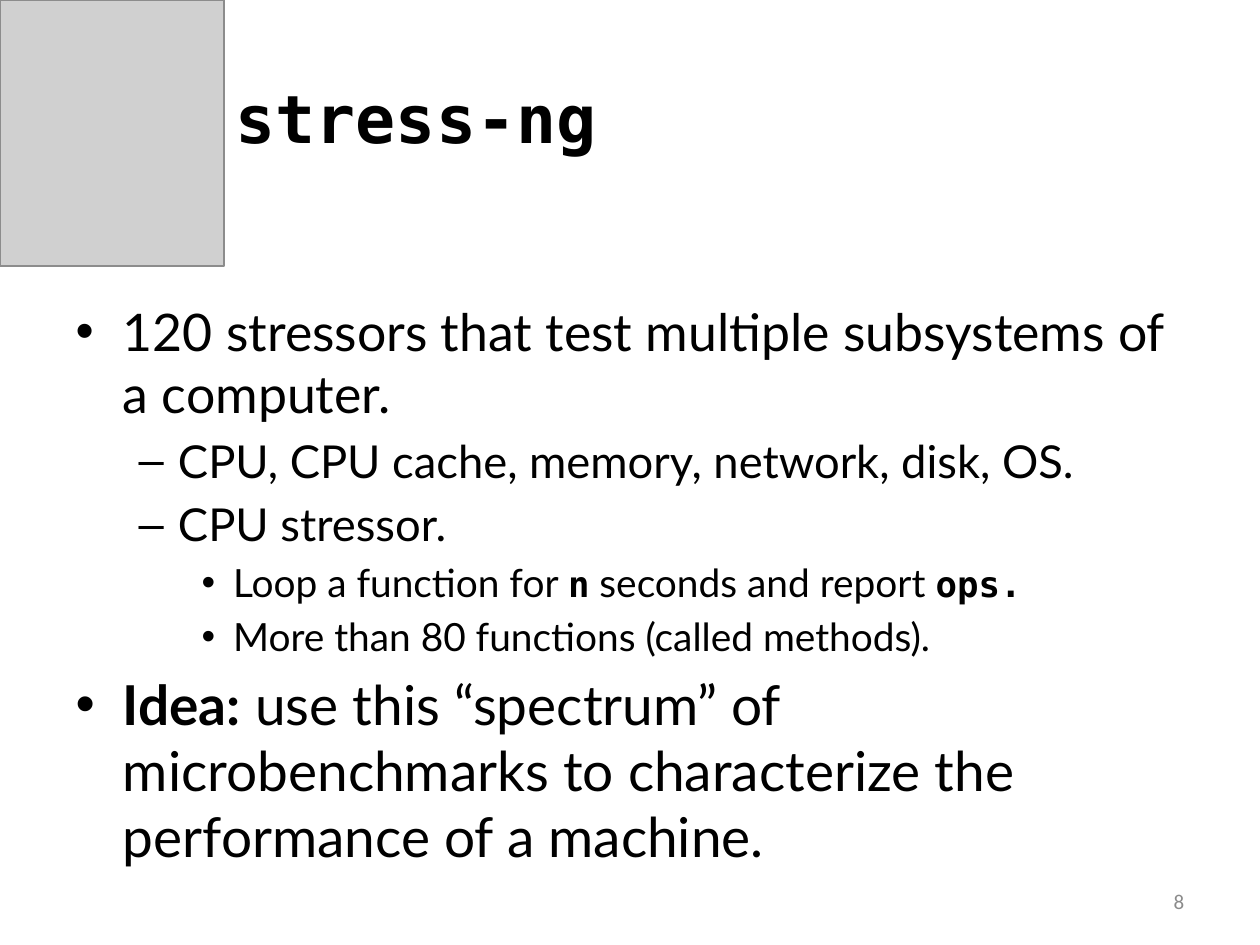
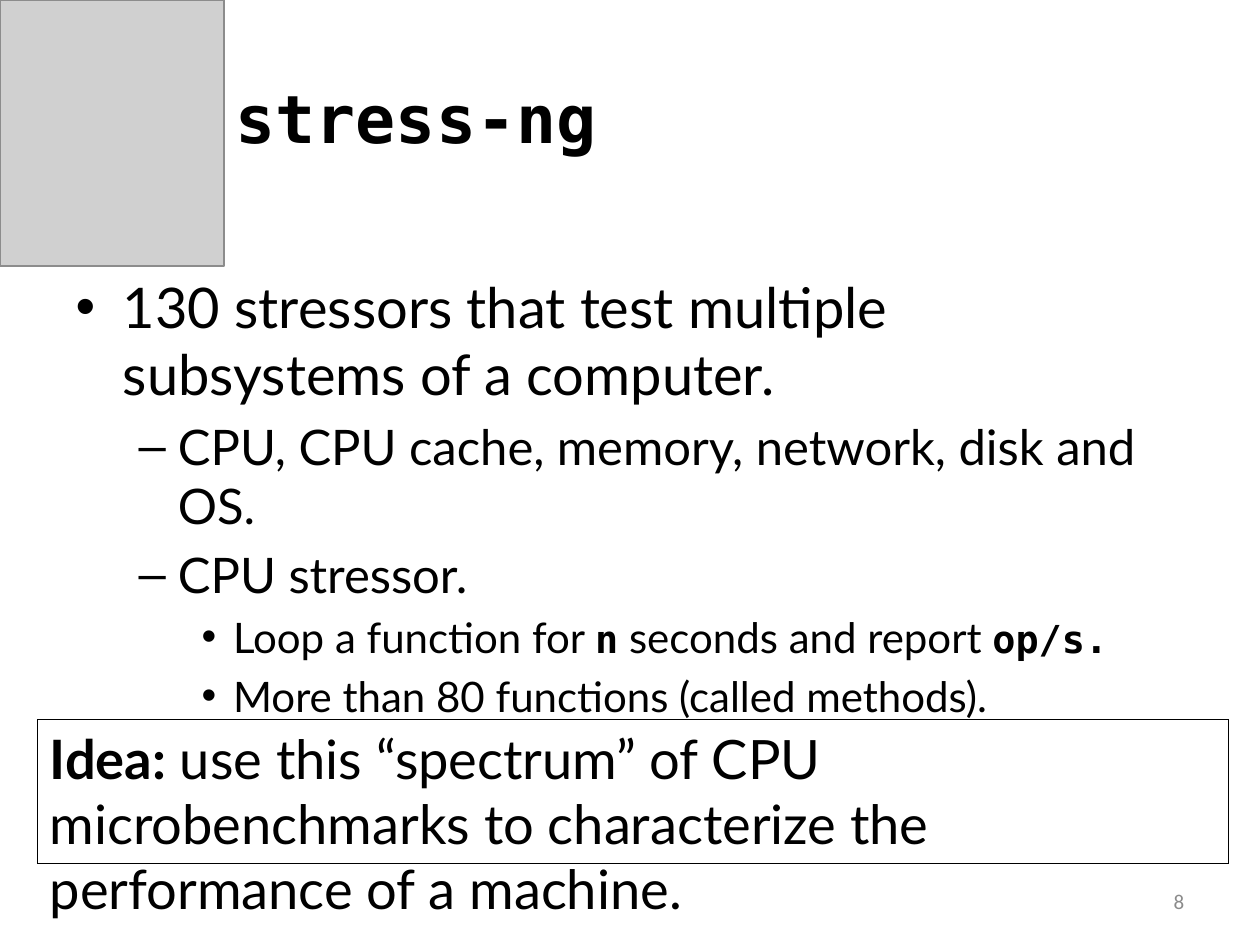
Before and after one commit to ivotron/varsys16, a slide deck: slide 8 of slides.pptx. Drawn at 1260x945 pixels with LibreOffice and Linux fonts; fonts in the diff are those of the drawing; grey boxes stand for pictures. Boxes give left, top, right and bottom in pixels: in the first picture for what was removed or moved away, otherwise in the second. Text is boxed around its words. In the diff, an @@ line names an element or a change of style, - is before the commit and + after.

```diff
--- a/slides.pptx
+++ b/slides.pptx
@@ text "130 stressors that test multiple ...": place and size @@
-text "130 stressors that test multiple ..." at bbox=[123, 313, 1165, 867]
+text "130 stressors that test multiple ..." at bbox=[123, 286, 1135, 720]
@@ text at bbox=[123, 286, 1135, 525]: text changed; size 29.6 to 32 pt @@
-• 120 stressors that test multiple subsystems of a computer.
-  – CPU, CPU cache, memory, network, disk, OS.
+• 130 stressors that test multiple subsystems of a computer.
+  – CPU, CPU cache, memory, network, disk and OS.
@@ text at bbox=[178, 557, 987, 720]: size 25.9 to 28 pt in "CPU stressor."; size 22.2 to 24 pt in "More than 80 functions (called methods)." @@
@@ text at bbox=[233, 622, 1108, 661]: text changed; size 22.2 to 24 pt @@
-    • Loop a function for n seconds and report ops.
+    • Loop a function for n seconds and report op/s.
@@ text at bbox=[123, 683, 1014, 867]: paragraph removed @@
-• Idea: use this “spectrum” of microbenchmarks to characterize the performance of a machine.
@@ rectangle added at bbox=[38, 719, 1228, 863], outline #000000 0.75 pt, 31 pt, text #000000 @@
+Idea: use this “spectrum” of CPU microbenchmarks to characterize the performance of a machine.
```
Also in this commit, not shown: 10 other slides changed, 8 slides added.
